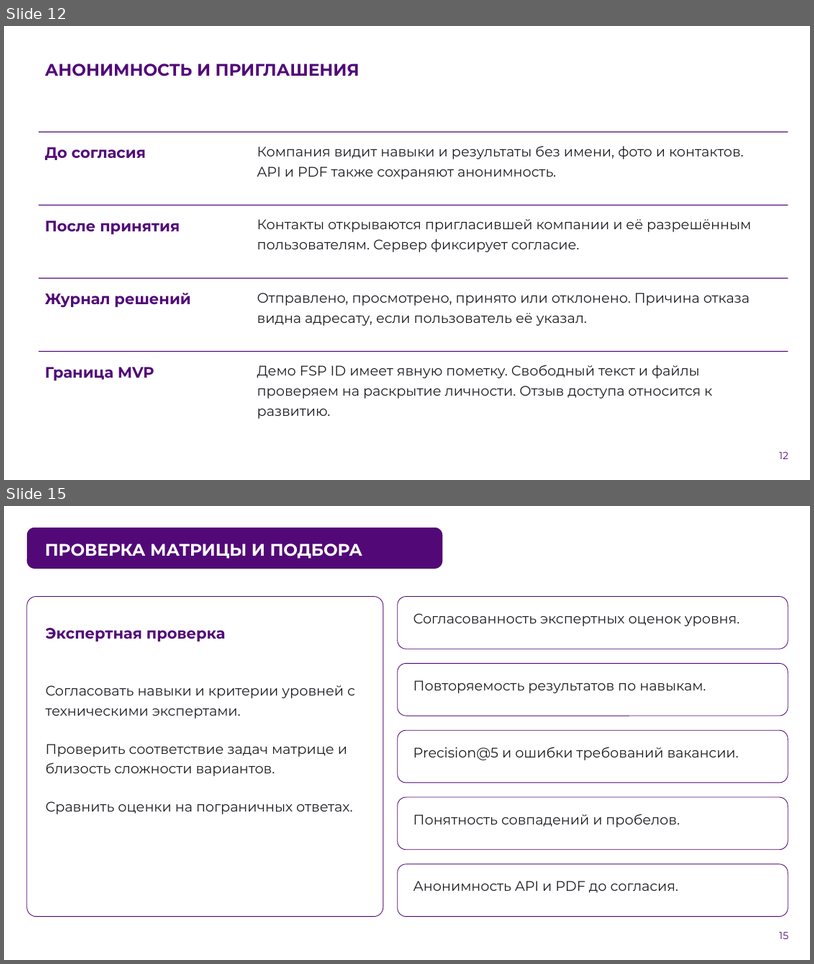
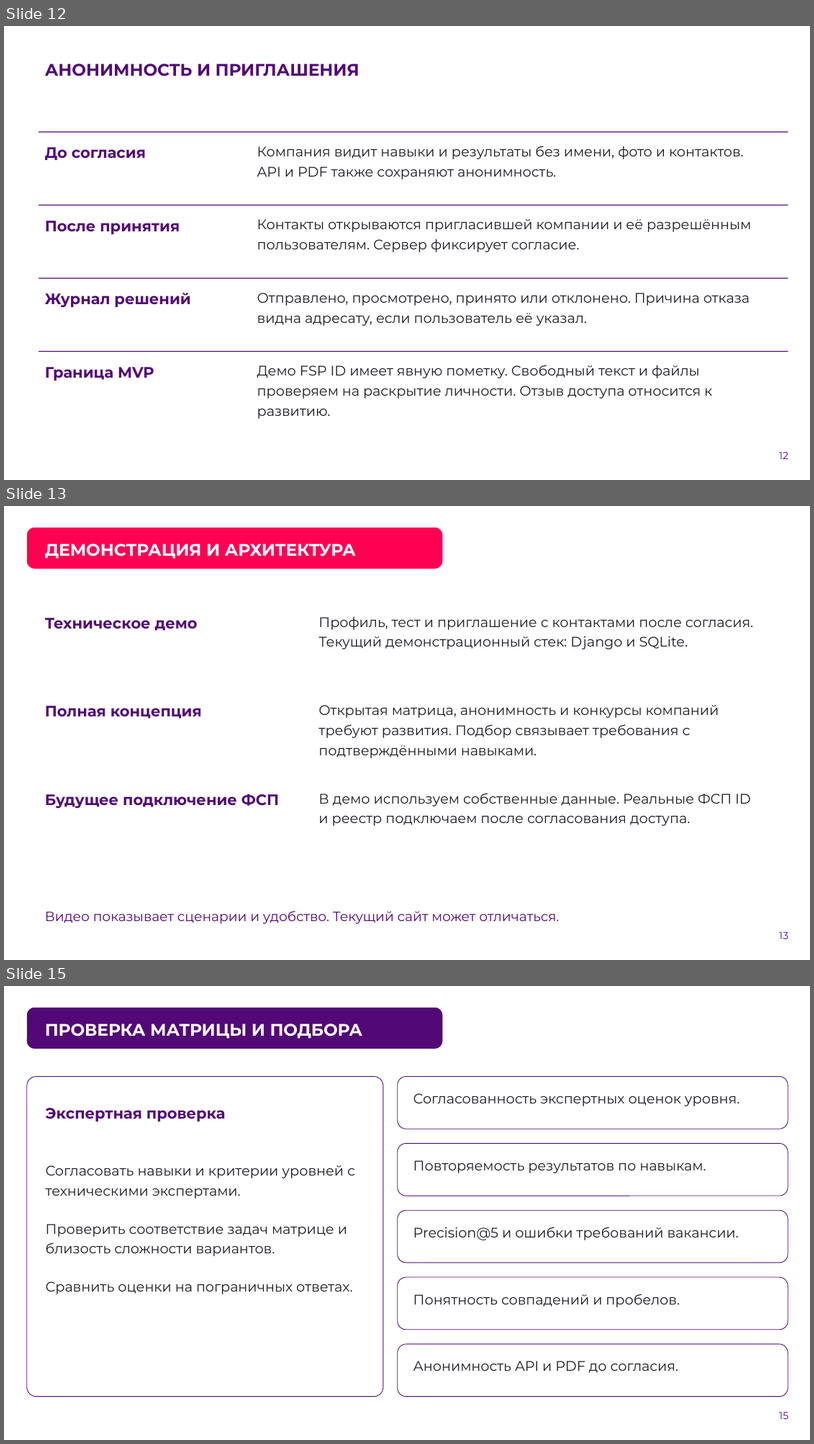
Before and after one commit to Headmast/FSP, a slide deck: doc/presentation/trudyazhki-fsp.pptx. Shown one above the other, each under a label of ours: slides 12 and 15 before the commit, slides 12, 13 and 15 after it; the slides between them are not shown. The pictures are 814x964 and 814x1444 pixels, drawn with LibreOffice and Linux fonts; fonts in the diff are those of the drawing; background and template pictures are left out. Boxes give left, top, right and bottom in pixels: in the first picture for what was removed or moved away, otherwise in the second. Text is boxed around its words. In the diff, an @@ line names an element or a change of style, - is before the commit and + after.

```diff
--- a/doc/presentation/trudyazhki-fsp.pptx
+++ b/doc/presentation/trudyazhki-fsp.pptx
@@ slide 13 added at (4,506,810,960), background picture (left out) @@
@@ rounded rectangle added at (27,527,443,569), fill #FF0053 @@
@@ text added at (45,543,356,559), 20 pt, text #FFFFFF, bold @@
+ДЕМОНСТРАЦИЯ И АРХИТЕКТУРА
@@ text added at (45,618,198,631), 18 pt, text #520978, bold @@
+Техническое демо
@@ text added at (319,616,754,649), 16.5 pt, text #1C1D22 @@
+Профиль, тест и приглашение с контактами после согласия. Текущий демонстрационный стек: Django и SQLite.
@@ text added at (45,705,202,718), 18 pt, text #520978, bold @@
+Полная концепция
@@ text added at (319,705,720,758), 16.5 pt, text #1C1D22 @@
+Открытая матрица, анонимность и конкурсы компаний требуют развития. Подбор связывает требования с подтверждёнными навыками.
@@ text added at (45,793,279,808), 18 pt, text #520978, bold @@
+Будущее подключение ФСП
@@ text added at (319,793,751,826), 16.5 pt, text #1C1D22 @@
+В демо используем собственные данные. Реальные ФСП ID и реестр подключаем после согласования доступа.
@@ text added at (45,911,559,924), 16 pt, text #520978 @@
+Видео показывает сценарии и удобство. Текущий сайт может отличаться.
@@ text added at (779,932,789,939), 12 pt, text #520978 @@
+13
```
Also in this commit, not shown: 6 slides changed, 1 other slide added, 2 slides removed, 7 other files.
